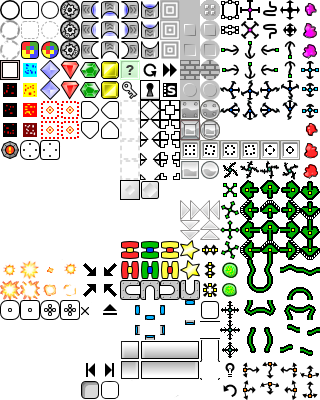
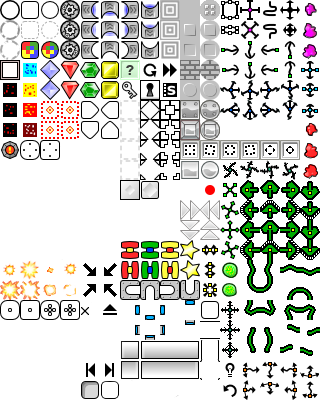
Layer changes from the first 320px x 400px image to the second:
painted on "Capa nueva#1" over [205, 185, 215, 195]
